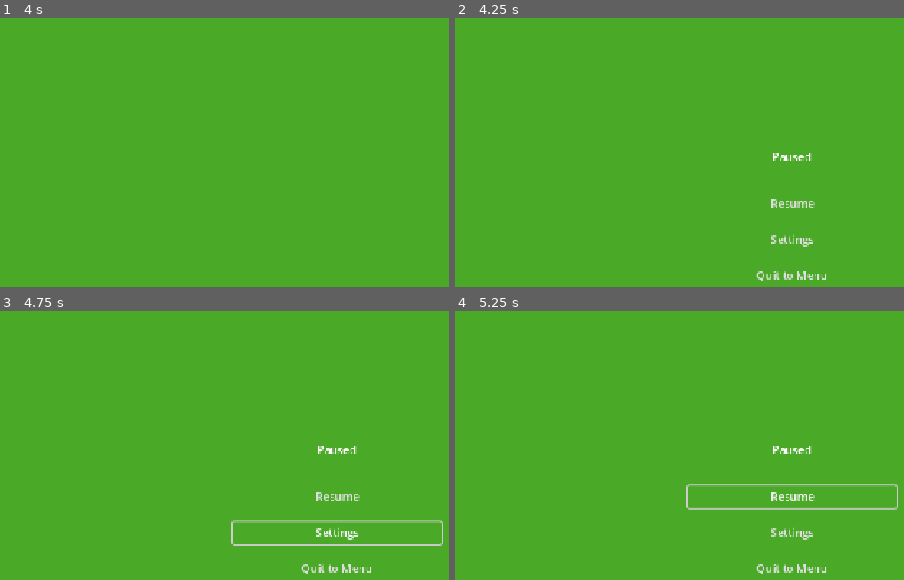
Above: before the commit, frames 1-4 (two rows, left to right).
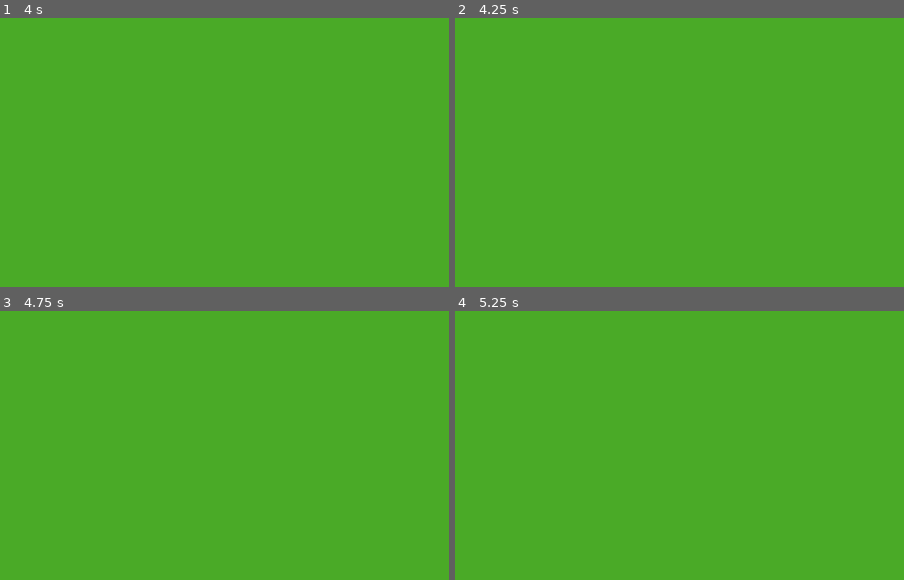
Above: after the commit, the same moments.

Repository: T3rryTim3/mhs-gamedev-02
Game: Godot game, scene res://scenes/UI/PauseMenu.tscn
The game is run twice, just before and just after one commit, with the same random seed, the same clock (stepped at 60 frames per second) and the same inputs. This scene is started directly instead of the project's main scene.
Inputs (mouse positions are in pixels of both pictures, inside the frame that each line leads up to):
- Up to frame 1 (4 s): tap Enter (ui_accept) at 0.5, 0.77, 1.25, 2, 2.75, 3.5, 3.77 s; move the mouse to (outside the picture) at 0.52 s; hold D (move_right) 0.53-1.25 s; tap Mouse wheel down (cycle_blueprint_down) at 0.6 s; click (outside the picture) at 0.67 s; drag from (175, 246) to (outside the picture) at 1.27 s; move the mouse to (417, 125) at 2.02 s; hold D (move_right) 2.03-2.75 s; tap Q (drop) at 2.1 s; drag from (outside the picture) to (94, 155) at 2.77 s; move the mouse to (outside the picture) at 3.52 s; hold A (move_left) from 3.53 s (still down); click (outside the picture) at 3.6 s
- Up to frame 2 (4.25 s): keep holding A (move_left); tap Escape (pause) at 4.15 s
- Up to frame 3 (4.75 s): release A (move_left) at 4.25 s; click (336, 531) at 4.25 s, where only the run before the commit has a clickable "Settings"
- Up to frame 4 (5.25 s): click (791, 496) at 5 s, where only the run before the commit has a clickable "Resume"

Frame 1 is identical in both runs. In frame 2, 0.8% of the frame differs, in the area x 67-83%, y 50-98%; in frame 3, 1.7%; in frame 4, 1.8%, in the area x 51-99%, y 50-98%.
Error in both runs: Trying to assign value of type 'pause_menu.gd' to a variable of type 'main.gd'. (res://scripts/Singletons/globals.gd:3)

Commit message:
Screwing with the pause menu

Diff:
--- a/projects/mhsdev-02/scenes/Structure/main.gd
+++ b/projects/mhsdev-02/scenes/Structure/main.gd
@@ -7,7 +7,8 @@
 	MENU,
 	LEVEL_SELECT,
 	LEVEL_FIELD,
-	LEVEL_TUTORIAL
+	LEVEL_TUTORIAL,
+	PAUSE
 }
 
 func show_settings():
@@ -25,7 +26,15 @@
 			$LoadedScene.add_child(load("res://scenes/Levels/field.tscn").instantiate())
 		Scenes.LEVEL_TUTORIAL:
 			$LoadedScene.add_child(load("res://scenes/Levels/tutorial.tscn").instantiate())
+		Scenes.PAUSE:
+			$LoadedScene.add_child(load("res://scenes/UI/PauseMenu.tscn").instantiate())
 
 func _ready() -> void:
 	_load_scene(Scenes.MENU)
 	print(get_tree().current_scene)
+
+
+
+func _pause():
+	_load_scene(Scenes.PAUSE)
+	print(get_tree().current_scene)
--- a/projects/mhsdev-02/scenes/UI/pause_menu.gd
+++ b/projects/mhsdev-02/scenes/UI/pause_menu.gd
@@ -2,30 +2,23 @@
 
 @onready var resume = $MarginContainer/VBoxContainer/Resume
 @onready var quit = $MarginContainer/VBoxContainer/Quit
-@onready var menu = %Settings
 
 func _get_main() -> Main:
 	if !(get_tree().current_scene is Main):
 		print("ERROR: Main scene not found")
 	return get_tree().current_scene
 
-func _input(event: InputEvent) -> void:
-	if event.is_action("pause"):
-		_pause()
-
-func _pause():
-	visible = true
 
 func _unpause():
-	visible = false
+	_get_main()._load_scene(Globals.current_level)
 
 func _ready() -> void:
 	visible = false
-	menu.visible = false
 	resume.pressed.connect(_unpause)
 
 func _on_settings_pressed() -> void:
-	menu.visible = true
+	pass
+
 
 func _on_quit_pressed() -> void:
 	_get_main()._load_scene(Main.Scenes.MENU)
--- a/projects/mhsdev-02/scripts/Singletons/globals.gd
+++ b/projects/mhsdev-02/scripts/Singletons/globals.gd
@@ -1,3 +1,6 @@
 extends Node
 
 @onready var main:Main = get_tree().current_scene
+
+## The current level
+var current_level:Main.Scenes
--- a/projects/mhsdev-02/select.gd
+++ b/projects/mhsdev-02/select.gd
@@ -52,6 +52,7 @@
 
 func _on_start_pressed():
 	Globals.main._load_scene(levels[current_level_index]["scene_enum"])
+	Globals.current_level = levels[current_level_index]["scene_enum"]
 
 
 
